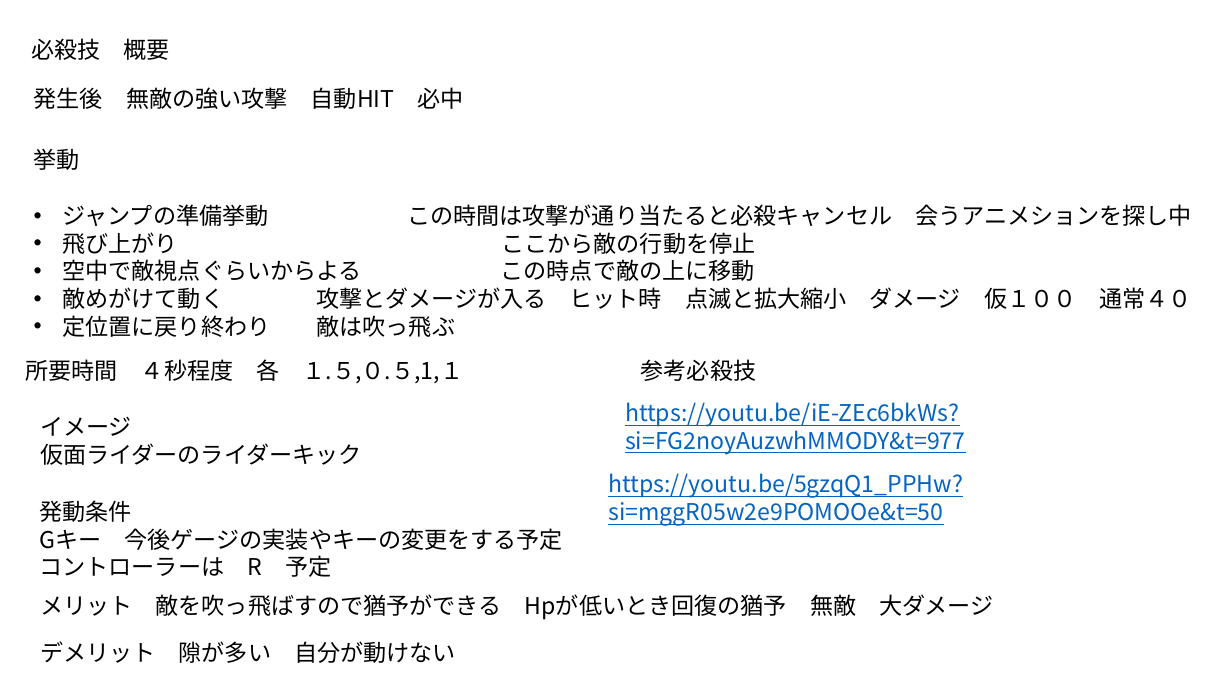
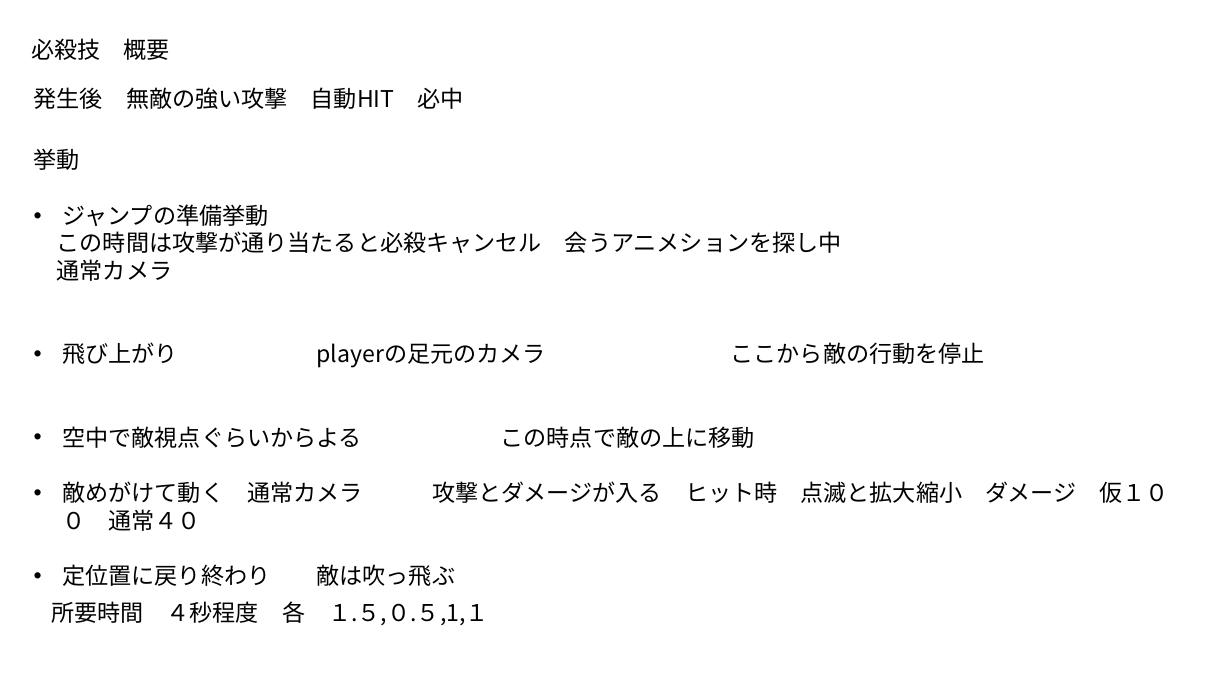
Before and after one commit to ryo-cpu/Camera, a slide deck: slide 5 of 概要書.pptx (slide 6 before the commit). Drawn at 1232x693 pixels with LibreOffice and Linux fonts; fonts in the diff are those of the drawing. Boxes give left, top, right and bottom in pixels: in the first picture for what was removed or moved away, otherwise in the second. Text is boxed around its words. In the diff, an @@ line names an element or a change of style, - is before the commit and + after.

Commit message:
概要書変更

```diff
--- a/概要書.pptx
+++ b/概要書.pptx
@@ text at bbox=[57, 204, 546, 368]: text changed @@
-• ジャンプの準備挙動 この時間は攻撃が通り当たると必殺キャンセル 会うアニメションを探し中
-• 飛び上がり ここから敵の行動を停止
+• ジャンプの準備挙動
+この時間は攻撃が通り当たると必殺キャンセル 会うアニメションを探し中
+通常カメラ
+• 飛び上がり playerの足元のカメラ ここから敵の行動を停止
@@ text removed at bbox=[641, 359, 756, 381] @@
-参考必殺技
@@ text removed at bbox=[40, 416, 362, 465] @@
-イメージ
-仮面ライダーのライダーキック
@@ text removed at bbox=[625, 402, 965, 455] @@
-https://youtu.be/iE-ZEc6bkWs?si=FG2noyAuzwhMMODY&t=977
@@ text removed at bbox=[608, 473, 963, 526] @@
-https://youtu.be/5gzqQ1_PPHw?si=mggR05w2e9POMOOe&t=50
@@ text removed at bbox=[39, 500, 563, 577] @@
-発動条件
-Gキー 今後ゲージの実装やキーの変更をする予定
-コントローラーは R 予定
@@ text at bbox=[432, 481, 1169, 503]: text changed @@
-• 敵めがけて動く 攻撃とダメージが入る ヒット時 点滅と拡大縮小 ダメージ 仮１００ 通常４０
+• 敵めがけて動く 通常カメラ 攻撃とダメージが入る ヒット時 点滅と拡大縮小 ダメージ 仮１００ 通常４０
@@ text removed at bbox=[40, 594, 993, 620] @@
-メリット 敵を吹っ飛ばすので猶予ができる Hpが低いとき回復の猶予 無敵 大ダメージ
@@ text "所要時間 ４秒程度 各 １.５,０.５,1,１": place and size @@
-text "所要時間 ４秒程度 各 １.５,０.５,1,１" at bbox=[26, 359, 463, 383]
+text "所要時間 ４秒程度 各 １.５,０.５,1,１" at bbox=[51, 601, 488, 625]
@@ text removed at bbox=[40, 641, 456, 663] @@
-デメリット 隙が多い 自分が動けない
```
Also in this commit, not shown: 4 other slides changed, 1 slide added, 3 slides removed, 6 other files.
